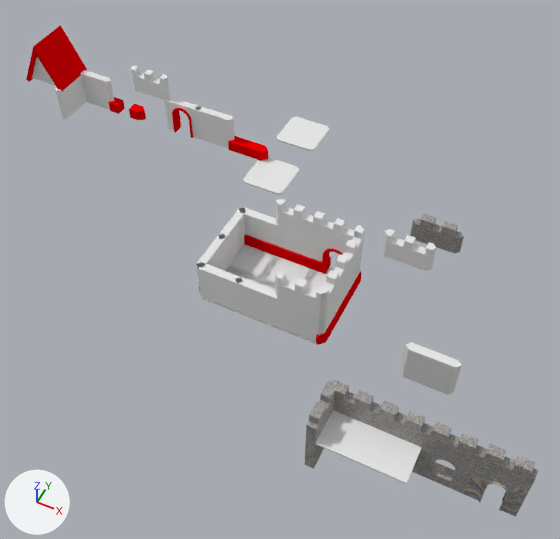
What one commit did to the Blender file server/public/blox/castle/src/castle.blend.
Camera for both pictures: a camera (50 mm lens) standing at (1.85, -8.78, 13.96) and looking at (-3.73, 2.37, 0.02). The lights are fixed; the arrows at lower left show +X, +Y and +Z.

The older version as bpy lines, for what is in view:
```python
me_floor = bpy.data.meshes.new('floor')
me_floor.from_pydata(...)  # 24 vertices, 26 faces; spans x -0.6..0.6, y -0.6..0.6, z -0.075..-0.025
me_floor.materials.append(mat_material)  # white #e7e7e7
me_floor_001 = bpy.data.meshes.new('floor.001')
me_floor_001.from_pydata(...)  # 24 vertices, 26 faces; spans x -0.6..0.6, y -0.6..0.6, z -0.075..-0.025
me_floor_001.materials.append(mat_material_002)  # white #e7e7e7
me_roof = bpy.data.meshes.new('roof')
me_roof.from_pydata(...)  # 22 vertices, 19 faces; spans x -0.634..0.634, y -0.6..0.6, z -0.089..1.224
# faces by material slot: [3, 16]
me_roof.materials.append(mat_material)  # white #e7e7e7
me_roof.materials.append(mat_material_001)  # red #e70004
ob_plane_019 = bpy.data.objects.new('Plane.019', me_floor)
ob_plane_019.location = (-4.5, 2.4, 0.0)
ob_plane_020 = bpy.data.objects.new('Plane.020', me_floor)
ob_plane_020.location = (-4.5, 1.4, 0.0)
ob_plane_021 = bpy.data.objects.new('Plane.021', me_floor)
ob_plane_021.location = (-2.5, 1.4, 0.0)
ob_plane_022 = bpy.data.objects.new('Plane.022', me_floor)
ob_plane_022.location = (-2.5, 2.4, 0.0)
ob_plane_023 = bpy.data.objects.new('Plane.023', me_floor)
ob_plane_023.location = (-3.5, 2.4, 0.0)
ob_plane_024 = bpy.data.objects.new('Plane.024', me_floor)
ob_plane_024.location = (-3.5, 1.4, 0.0)
ob_plane_036 = bpy.data.objects.new('Plane.036', me_floor)
ob_plane_036.location = (-5.5, 5.4, 0.0)
ob_plane_038 = bpy.data.objects.new('Plane.038', me_floor_001)
ob_plane_038.location = (-5.5, 7.4, 0.0)
ob_plane_039 = bpy.data.objects.new('Plane.039', me_roof)
ob_plane_039.location = (-12.5, 5.5, 1.0)
# also in view: 'Plane.035' at (-7.5, 5.9, 0.5); 'Plane.004' at (-0.5, -1.5, 1.35); 'Plane.009' at (2.5, -1.1, 1.35); 'Plane.010' at (-0.4, -1.6, 0.98); 'Plane.016' at (-2.5, 0.9, 0.5)
```
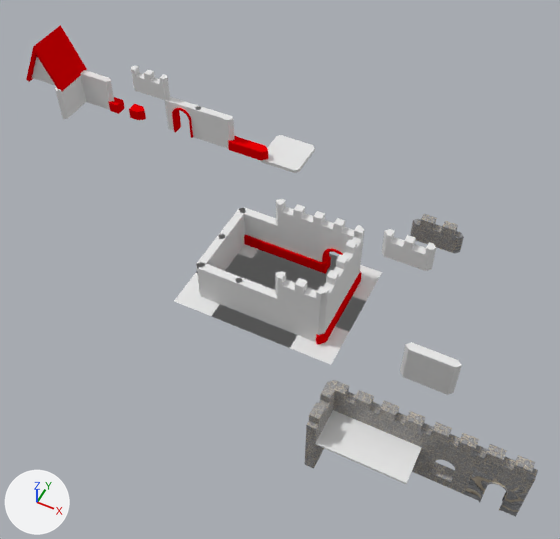
Edits to the scene script, one JSON object a line:
```json
{"block": "me_floor", "where": "me_floor.from_pydata(...)  # 24 vertices, 26 faces; spans x -0.6..0.6, y -0.6..0.6, z -0.075..-0.025"}
{"block": "me_floor", "where": "# used by ob_plane_024; location = (-3.5, 1.4, 0.0)"}
{"block": "me_floor", "where": "# verts and faces of me_floor; kept vertices keep their numbers, new ones are numbered from 24"}
{"block": "me_floor", "change": "me_floor part 1"}
{"op": "add", "block": "me_floor", "code": "verts[24] = (-1.0, -1.0, 0.0)  # pixel (195, 272)"}
{"op": "add", "block": "me_floor", "code": "verts[25] = (1.0, -1.0, 0.0)"}
{"op": "add", "block": "me_floor", "code": "verts[26] = (-1.0, 1.0, 0.0)"}
{"op": "add", "block": "me_floor", "code": "verts[27] = (1.0, 1.0, 0.0)"}
{"op": "add", "block": "me_floor", "code": "faces += [(24, 25, 27, 26)]"}
{"op": "set", "path": "ob_plane_038.location", "old": "(-5.5, 7.4, 0.0)", "new": "(-5.5, 6.4, 0.0)"}
{"op": "remove", "block": "ob_plane_036", "code": ["ob_plane_036 = bpy.data.objects.new('Plane.036', me_floor)", "ob_plane_036.location = (-5.5, 5.4, 0.0)"]}
```

Location of each change, (x1, y1, x2, y2) in pixels of the pictures (560 x 539 px):
```json
{"object": "Plane.020", "change": "reshaped", "before": [200, 265, 265, 314], "after": [174, 254, 289, 332]}
{"object": "Plane.038", "change": "moved", "before": [277, 116, 329, 151], "after": [261, 135, 315, 173]}
{"object": "Plane.021", "change": "reshaped", "before": [277, 327, 324, 345], "after": [290, 296, 366, 365]}
{"object": "Plane.036", "change": "deleted", "before": [243, 157, 299, 195]}
{"object": "Plane.019", "change": "reshaped", "before": [227, 244, 280, 282], "after": [238, 244, 295, 272]}
{"object": "Plane.023", "change": "reshaped", "before": [257, 256, 317, 289], "after": [289, 254, 338, 285]}
{"object": "Plane.024", "change": "reshaped", "before": [239, 278, 278, 329], "after": [250, 273, 324, 348]}
{"object": "Plane.022", "change": "reshaped", "before": [304, 268, 334, 291], "after": [353, 265, 382, 301]}
{"part": 1, "of": "me_floor", "change": "added", "after": [174, 244, 382, 365]}
```
